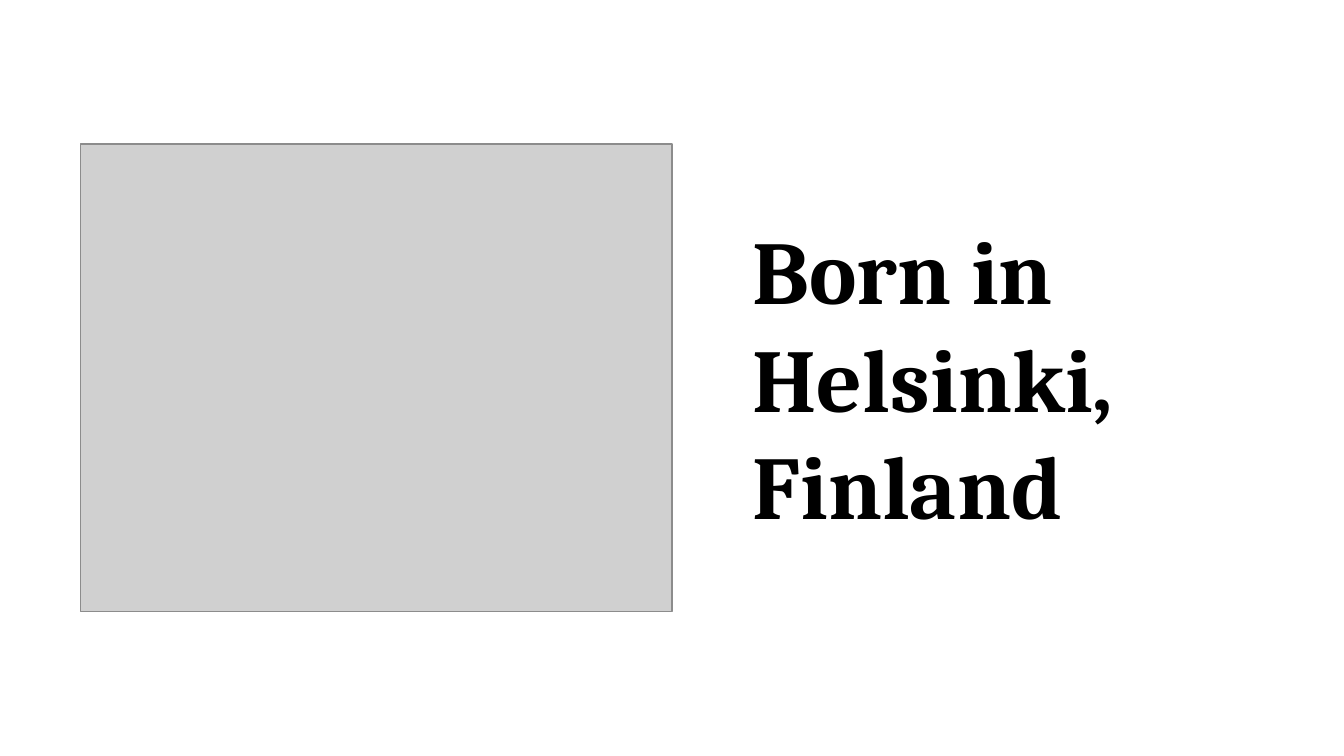
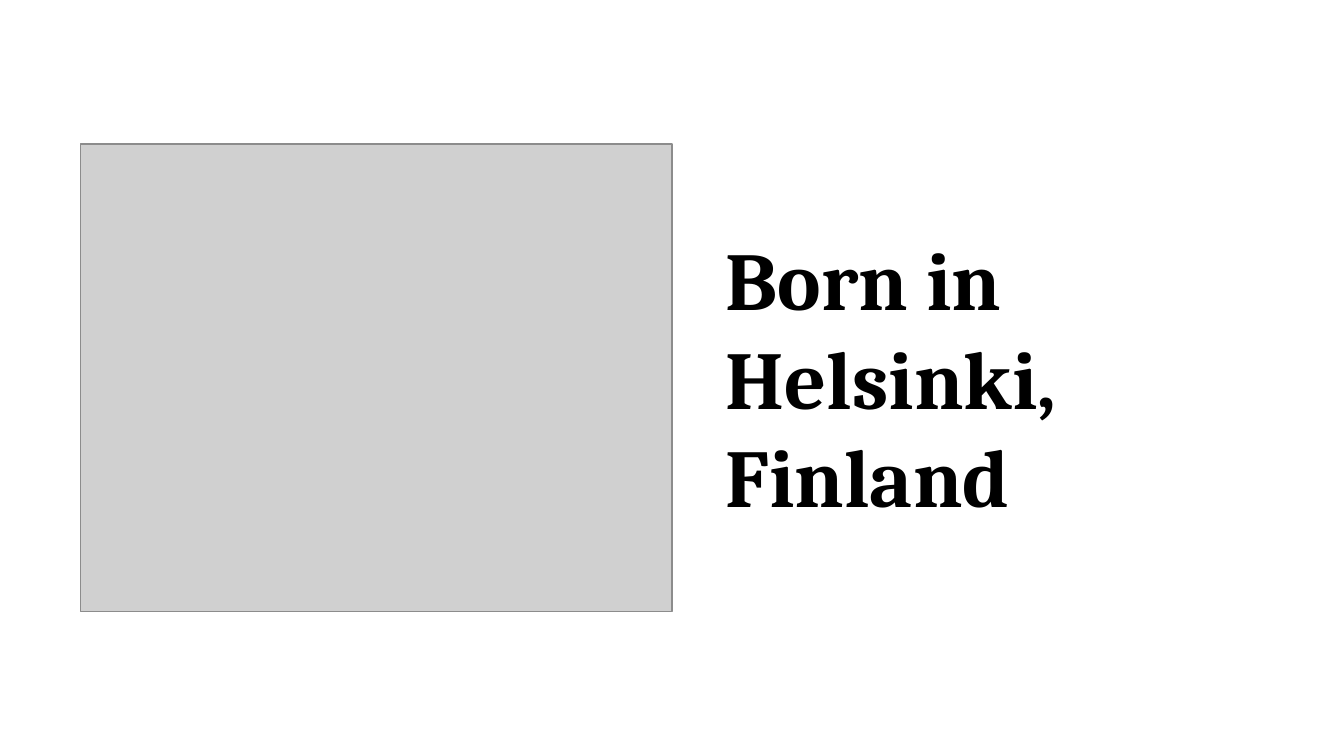
Before and after one commit to promilek2/Najs, a slide deck: slide 2 of Linus_Torvalds.pptx. Drawn at 1344x756 pixels with LibreOffice and Linux fonts; fonts in the diff are those of the drawing; grey boxes stand for pictures. Boxes give left, top, right and bottom in pixels: in the first picture for what was removed or moved away, otherwise in the second. Text is boxed around its words. In the diff, an @@ line names an element or a change of style, - is before the commit and + after.

```diff
--- a/Linus_Torvalds.pptx
+++ b/Linus_Torvalds.pptx
@@ text "Born in Helsinki, Finland": place and size @@
-text "Born in Helsinki, Finland" at (753, 242, 1114, 520)
+text "Born in Helsinki, Finland" at (726, 253, 1057, 508)
@@ text "Born in Helsinki, Finland" at (726, 253, 1057, 508): size 48 to 44 pt @@
```
Also in this commit, not shown: 4 other slides changed, 3 slides added.
